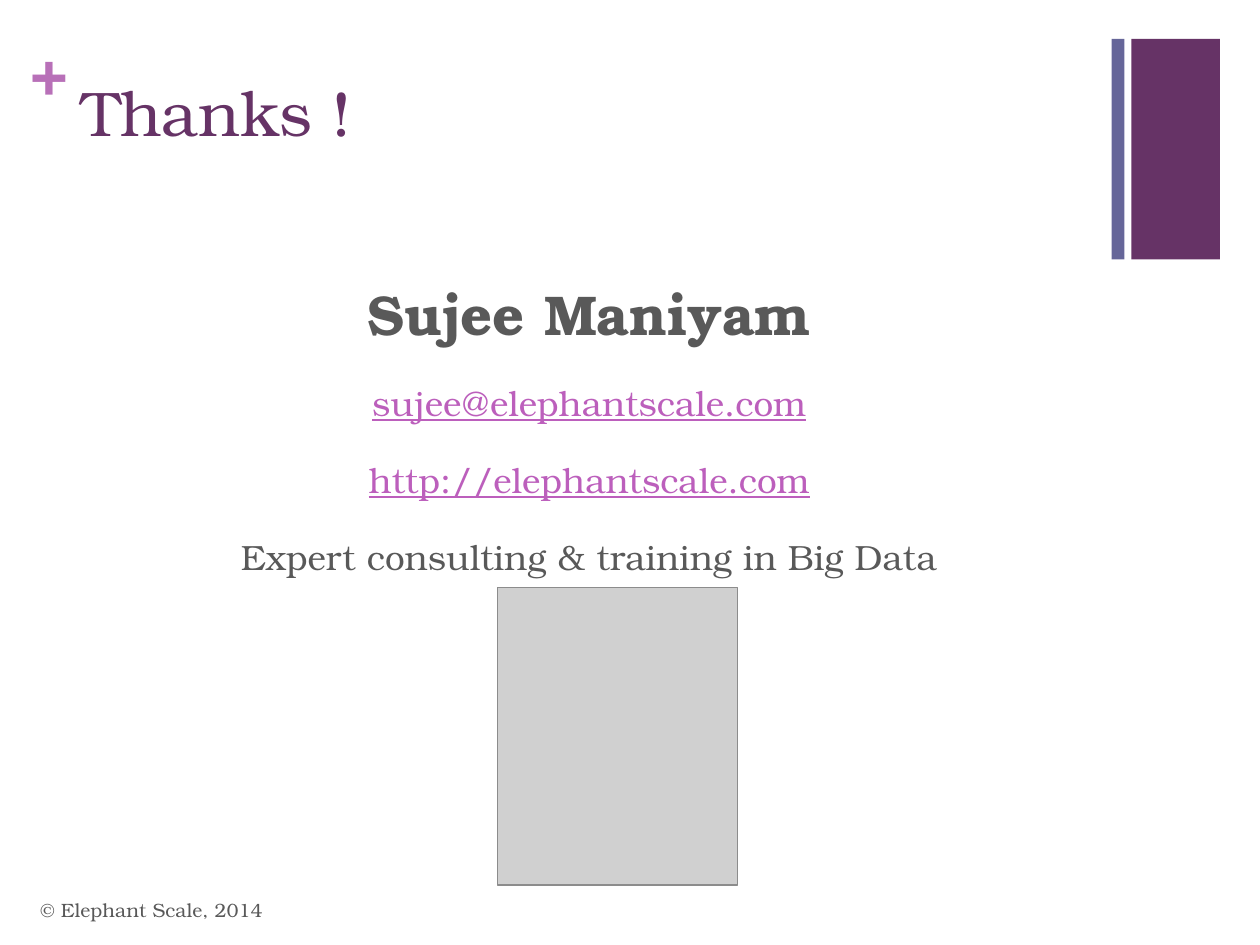
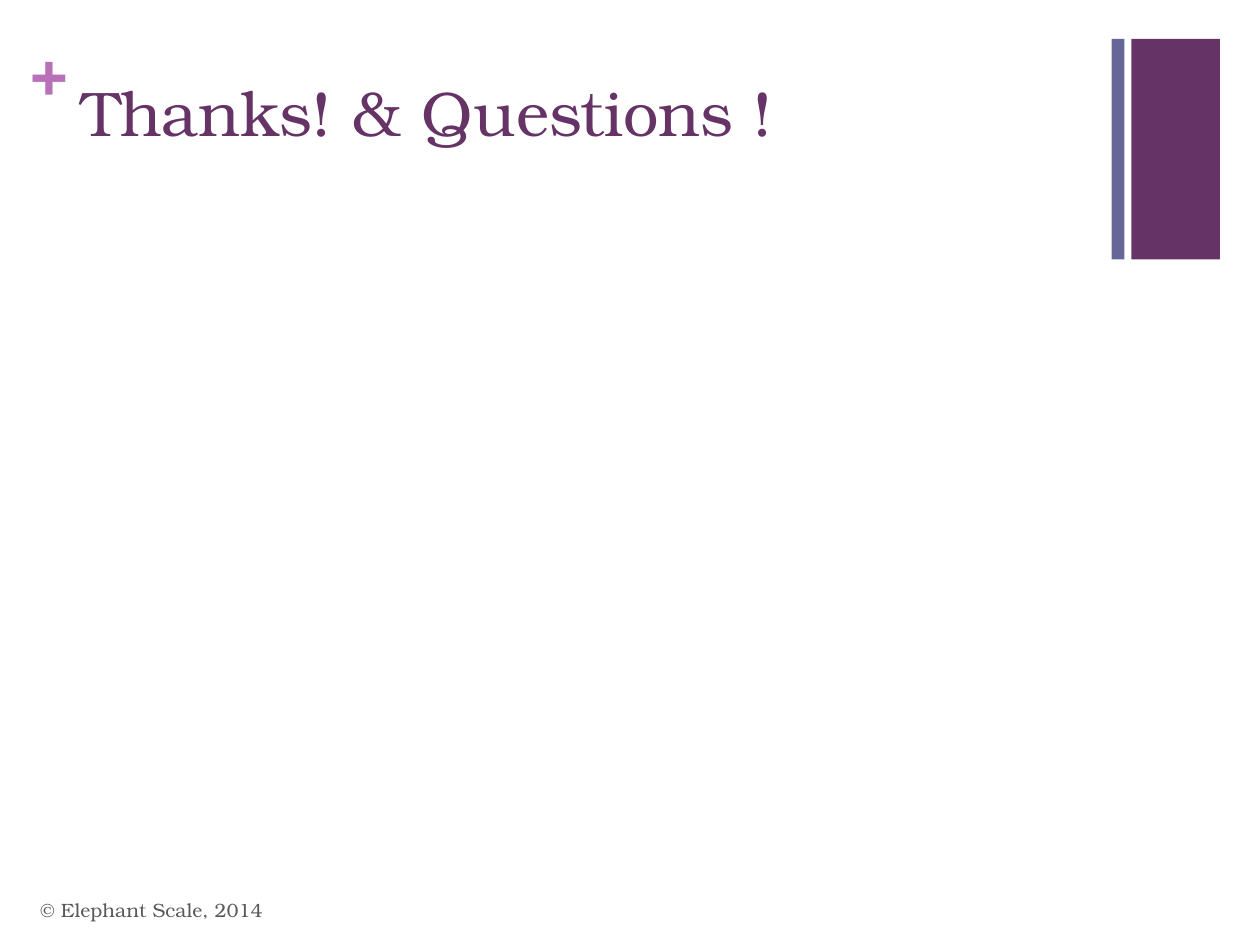
Before and after one commit to mattvinks/spark-labs, a slide deck: slide 51 of slides/02_Spark_Intro.pptx (slide 34 before the commit). Drawn at 1260x945 pixels with LibreOffice and Linux fonts; fonts in the diff are those of the drawing; grey boxes stand for pictures. Boxes give left, top, right and bottom in pixels: in the first picture for what was removed or moved away, otherwise in the second. Text is boxed around its words. In the diff, an @@ line names an element or a change of style, - is before the commit and + after.

```diff
--- a/slides/02_Spark_Intro.pptx
+++ b/slides/02_Spark_Intro.pptx
@@ title at bbox=[81, 91, 733, 148]: text changed @@
-Thanks !
+Thanks! & Questions !
@@ text removed at bbox=[241, 292, 937, 579] @@
-Sujee Maniyam
-sujee@elephantscale.com
-http://elephantscale.com
-Expert consulting & training in Big Data
@@ picture removed at bbox=[498, 587, 738, 885] @@
```
Also in this commit, not shown: 10 other slides changed, 19 slides added, 2 slides removed, 2 other files.
